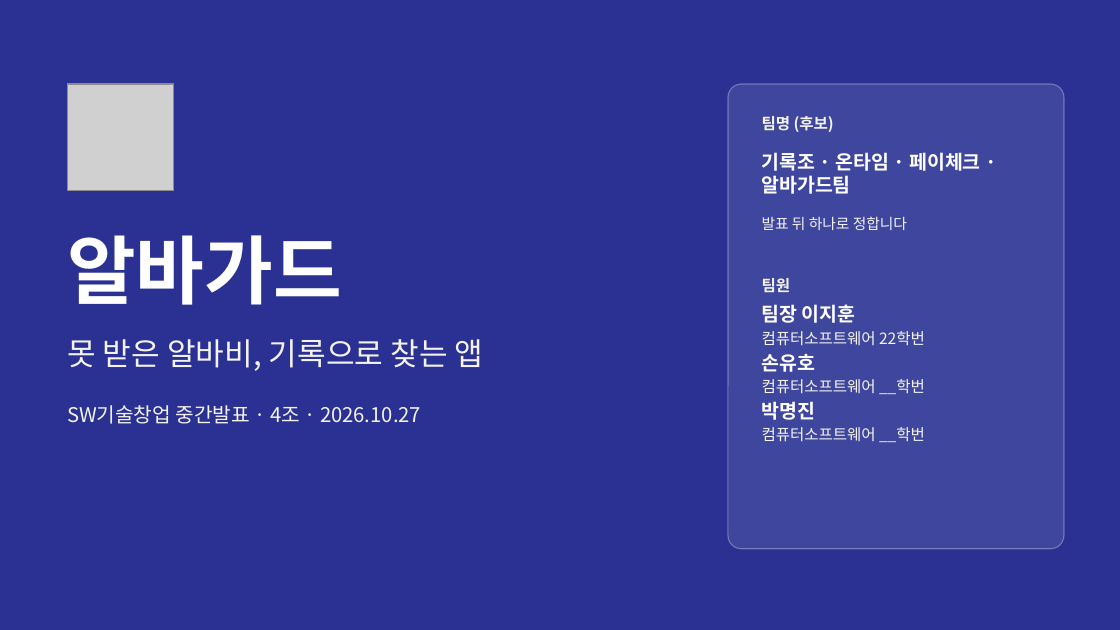
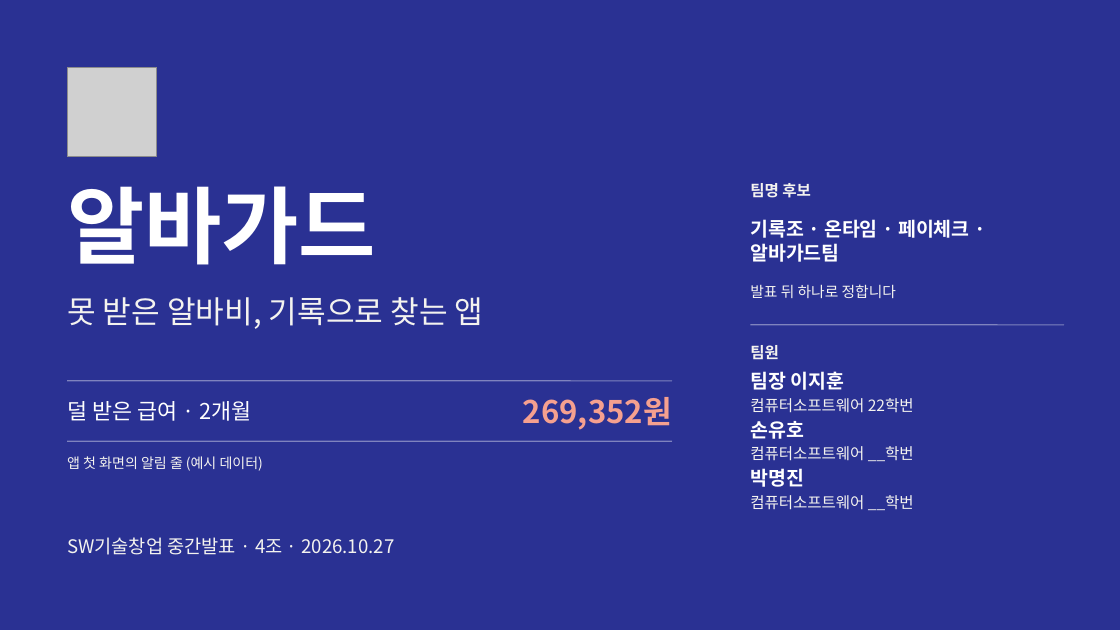
Before and after one commit to jihooni217/albaguard, a slide deck: slide 1 of docs/06_중간발표_PPT.pptx. Drawn at 1120x630 pixels with LibreOffice and Linux fonts; fonts in the diff are those of the drawing; grey boxes stand for pictures. Boxes give left, top, right and bottom in pixels: in the first picture for what was removed or moved away, otherwise in the second. Text is boxed around its words. In the diff, an @@ line names an element or a change of style, - is before the commit and + after.

```diff
--- a/docs/06_중간발표_PPT.pptx
+++ b/docs/06_중간발표_PPT.pptx
@@ picture: place and size @@
-picture at bbox=[67, 84, 174, 190]
+picture at bbox=[67, 67, 157, 157]
@@ rounded rectangle removed at bbox=[728, 84, 1064, 549] @@
@@ text "알바가드": place and size @@
-text "알바가드" at bbox=[67, 235, 342, 305]
+text "알바가드" at bbox=[67, 186, 376, 265]
@@ text "알바가드" at bbox=[67, 186, 376, 265]: size 48 to 54 pt @@
@@ text "기록조 · 온타임 · 페이체크 ...": place and size @@
-text "기록조 · 온타임 · 페이체크 ..." at bbox=[762, 152, 980, 194]
+text "기록조 · 온타임 · 페이체크 ..." at bbox=[750, 219, 969, 262]
@@ text at bbox=[750, 183, 811, 198]: text changed @@
-팀명 (후보)
+팀명 후보
@@ text "못 받은 알바비, 기록으로 찾는 ...": place and size @@
-text "못 받은 알바비, 기록으로 찾는 ..." at bbox=[67, 339, 484, 371]
+text "못 받은 알바비, 기록으로 찾는 ..." at bbox=[67, 297, 484, 329]
@@ text "발표 뒤 하나로 정합니다": place and size @@
-text "발표 뒤 하나로 정합니다" at bbox=[762, 217, 907, 230]
+text "발표 뒤 하나로 정합니다" at bbox=[750, 284, 896, 298]
@@ line added from (750, 325) to (1064, 325), #FFFFFF 0.75 pt @@
@@ text "팀원": place and size @@
-text "팀원" at bbox=[762, 278, 791, 292]
+text "팀원" at bbox=[750, 345, 779, 360]
@@ line added from (67, 381) to (672, 381), #FFFFFF 0.75 pt @@
@@ text "팀장 이지훈" rewrapped from bbox=[762, 331, 925, 442] to bbox=[750, 371, 914, 510] @@
@@ text added at bbox=[67, 401, 251, 421], 14 pt, text #FFFFFF @@
+덜 받은 급여 · 2개월
@@ text added at bbox=[523, 397, 672, 430], 20 pt, text #F5A08F, bold @@
+269,352원
@@ line added from (67, 441) to (672, 441), #FFFFFF 0.75 pt @@
@@ text added at bbox=[67, 456, 263, 471], 9 pt, text #F4F3EF @@
+앱 첫 화면의 알림 줄 (예시 데이터)
@@ text "SW기술창업 중간발표 · 4조 · ...": place and size @@
-text "SW기술창업 중간발표 · 4조 · ..." at bbox=[67, 405, 421, 424]
+text "SW기술창업 중간발표 · 4조 · ..." at bbox=[67, 537, 394, 555]
@@ text "SW기술창업 중간발표 · 4조 · ..." at bbox=[67, 537, 394, 555]: size 13 to 12 pt @@
```
Also in this commit, not shown: 7 other slides changed, 5 other files.
